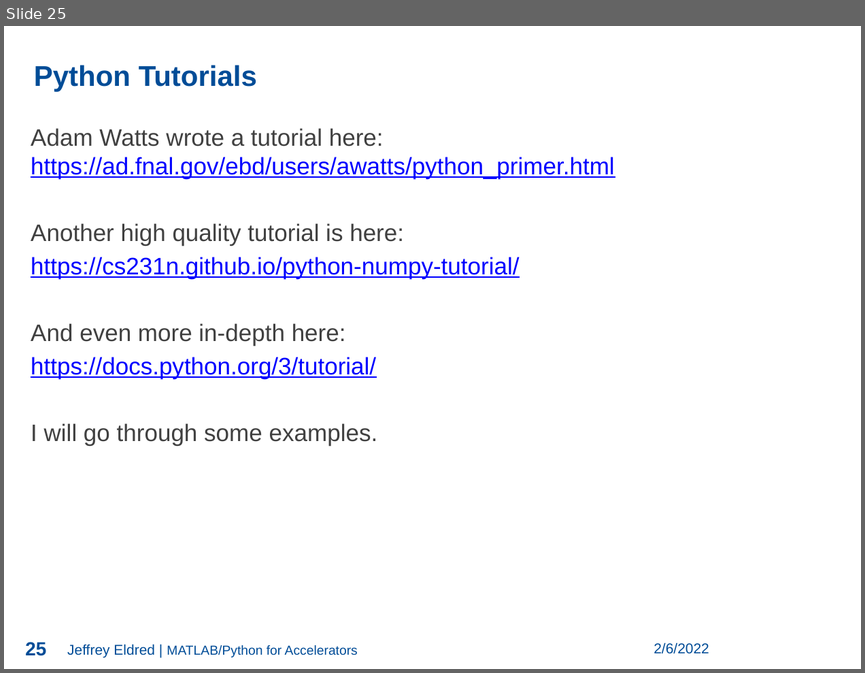
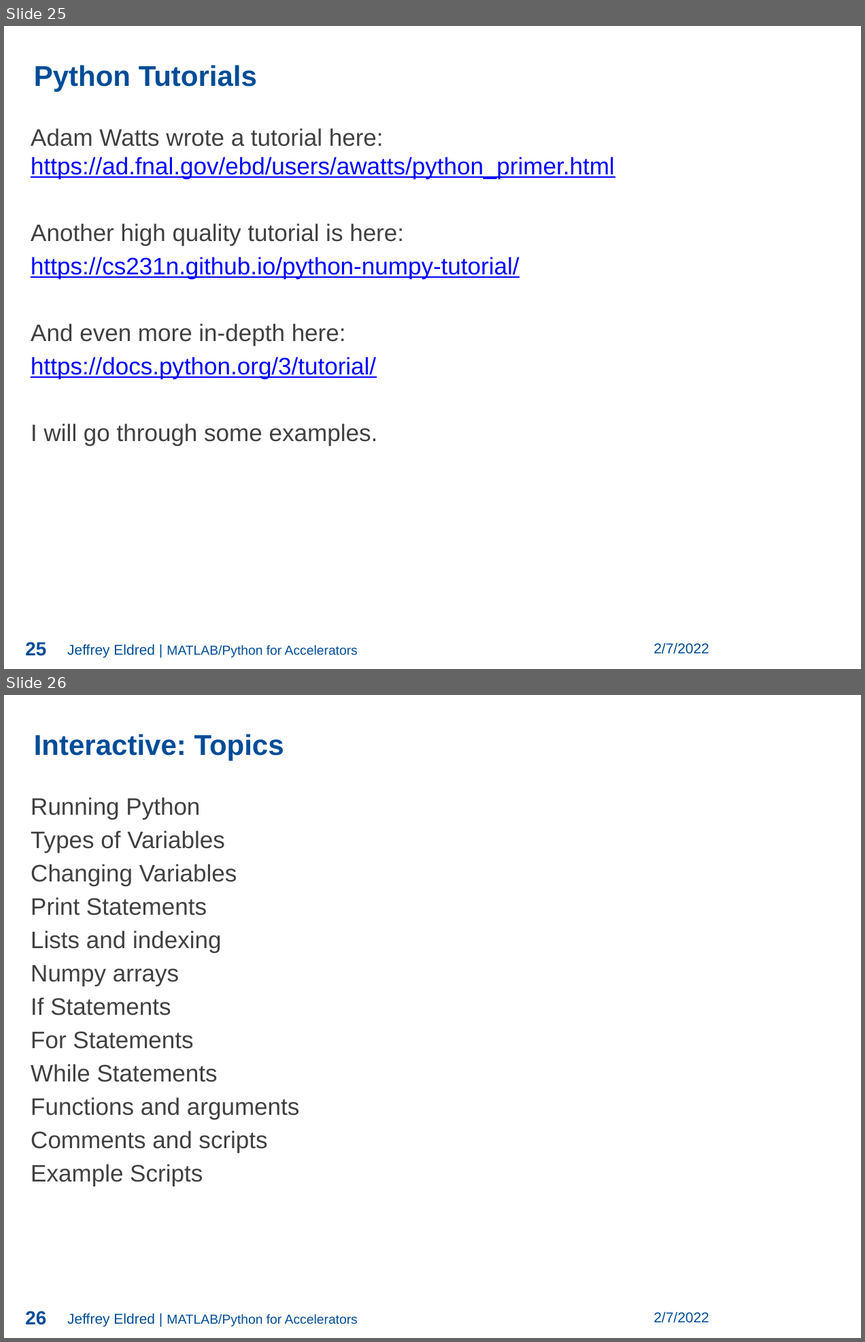
Before and after one commit to jseldred/USPAS_Python_2022, a slide deck: lectures/Eldred_1.pptx. Shown one above the other, each under a label of ours: slide 25 before the commit, slides 25 and 26 after it. The pictures are 865x673 and 865x1342 pixels, drawn with LibreOffice and Linux fonts; fonts in the diff are those of the drawing; background and template pictures are left out. Boxes give left, top, right and bottom in pixels: in the first picture for what was removed or moved away, otherwise in the second. Text is boxed around its words. In the diff, an @@ line names an element or a change of style, - is before the commit and + after.

Commit message:
update lecture 1

```diff
--- a/lectures/Eldred_1.pptx
+++ b/lectures/Eldred_1.pptx
@@ slide 26 added at bbox=[4, 695, 861, 1338], background picture (left out) @@
@@ page number added at bbox=[718, 695, 814, 724], 18 pt, text #FFFFFF @@
+26
@@ page number added at bbox=[718, 696, 815, 728], 18 pt, text #FFFFFF @@
+26
@@ text added at bbox=[34, 734, 284, 760], 24 pt, text #004C97, bold @@
+Interactive: Topics
@@ text added at bbox=[31, 797, 299, 1186], 20 pt, text #404040 @@
+Running Python
+Types of Variables
+Changing Variables
+Print Statements
+Lists and indexing
+Numpy arrays
+If Statements
+For Statements
+While Statements
+Functions and arguments
+Comments and scripts
+Example Scripts
@@ page number added at bbox=[25, 1310, 46, 1325], 16 pt, text #004C97, bold @@
+26
@@ text added at bbox=[67, 1312, 358, 1326], 11 pt, text #004C97 @@
+Jeffrey Eldred | MATLAB/Python for Accelerators
@@ text added at bbox=[653, 1311, 709, 1323], 12 pt, text #004C97 @@
+2/7/2022
@@ slide 25 changed as well @@
@@ text at bbox=[653, 642, 709, 654]: text changed @@
-2/6/2022
+2/7/2022
```
Also in this commit, not shown: 23 other slides changed.
